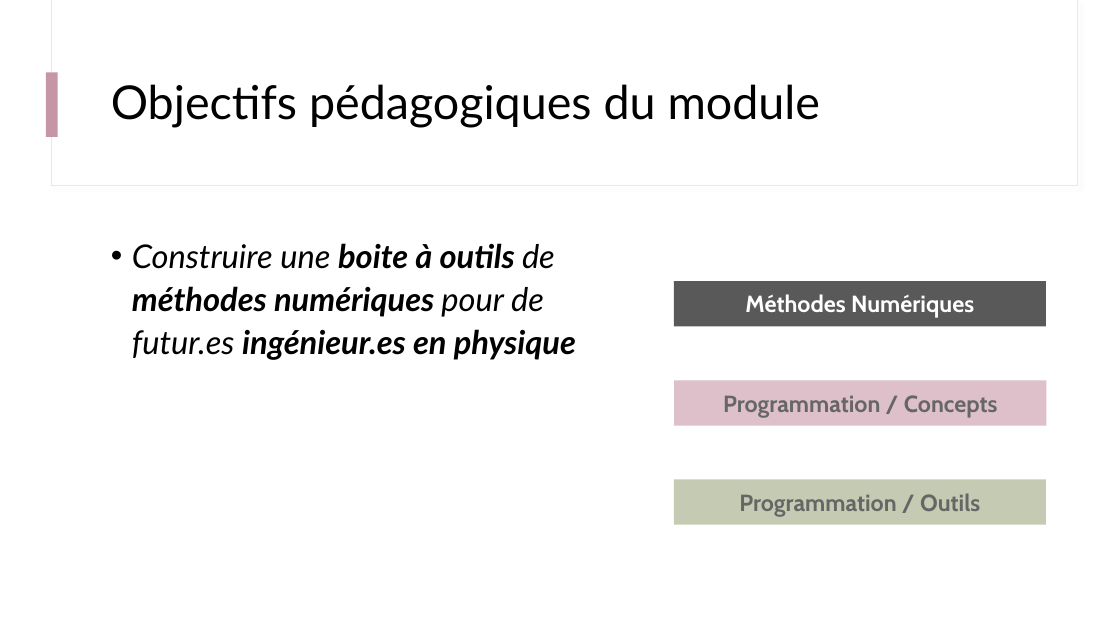
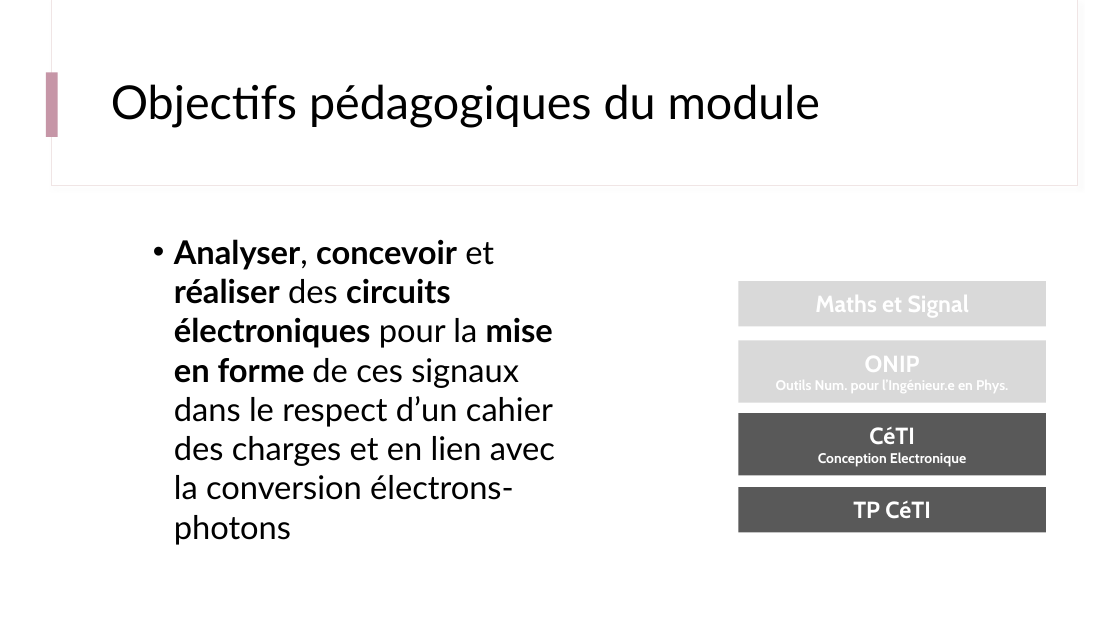
Before and after one commit to IOGS-Digital-Methods/semester-5, a slide deck: slide 9 of electronique/b0_intro/B0_1_CeTI.pptx. Drawn at 1120x630 pixels with LibreOffice and Linux fonts; fonts in the diff are those of the drawing. Boxes give left, top, right and bottom in pixels: in the first picture for what was removed or moved away, otherwise in the second. Text is boxed around its words. In the diff, an @@ line names an element or a change of style, - is before the commit and + after.

```diff
--- a/electronique/b0_intro/B0_1_CeTI.pptx
+++ b/electronique/b0_intro/B0_1_CeTI.pptx
@@ text at [174,239,555,545]: text changed; bold off; italic off @@
-• Construire une boite à outils de méthodes numériques pour de futur.es ingénieur.es en physique
+  • Analyser, concevoir et réaliser des circuits électroniques pour la mise en forme de ces signaux dans le respect d’un cahier des charges et en lien avec la conversion électrons-photons
@@ rectangle removed at [674,281,1046,327] @@
-Méthodes Numériques
@@ rectangle added at [739,281,1046,327], fill #D9D9D9, 20 pt, text #FFFFFF, bold @@
+Maths et Signal
@@ rectangle added at [739,340,1046,402], fill #D9D9D9, 12 pt, text #FFFFFF, bold @@
+ONIP
+Outils Num. pour l’Ingénieur.e en Phys.
@@ rectangle removed at [675,381,1047,426] @@
-Programmation / Concepts
@@ rectangle added at [739,413,1046,476], fill #595959, 12 pt, text #FFFFFF, bold @@
+CéTI
+Conception Electronique
@@ rectangle removed at [674,480,1046,525] @@
-Programmation / Outils
@@ rectangle added at [739,487,1046,533], fill #595959, 20 pt, text #FFFFFF, bold @@
+TP CéTI
```
Also in this commit, not shown: 5 other slides changed.
